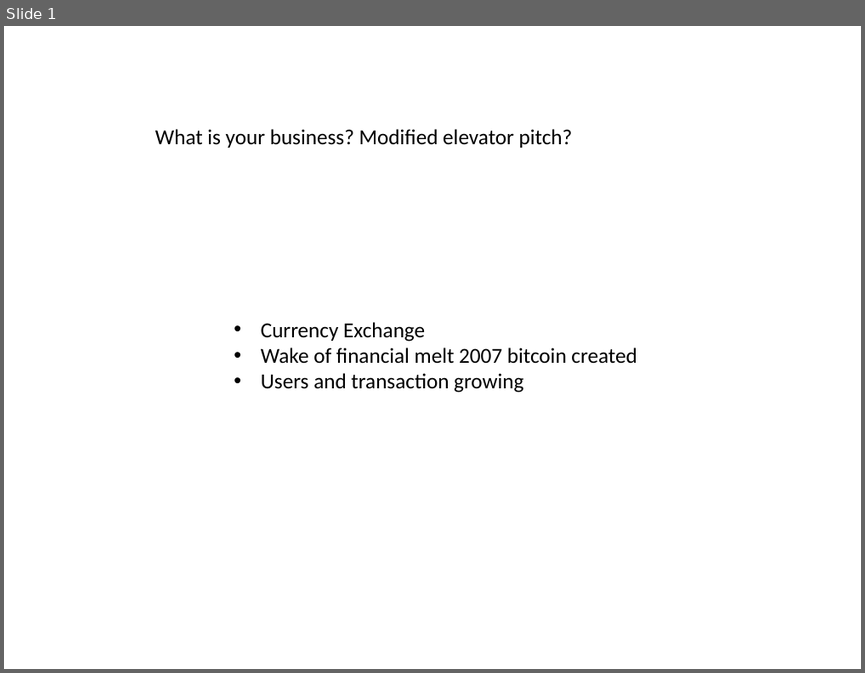
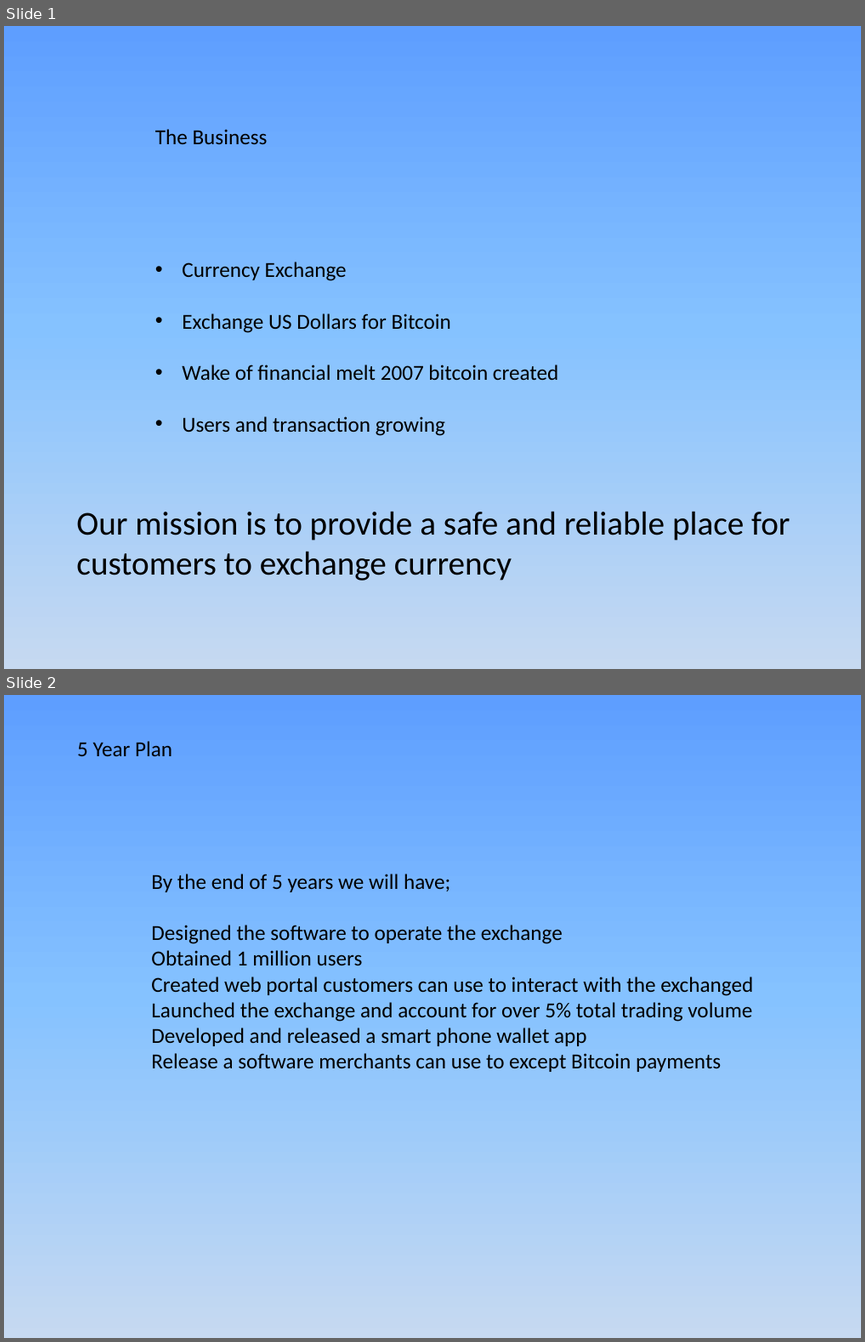
Before and after one commit to JamesLeB/Business, a slide deck: TODO/2-Monday/Presentation1.pptx. Shown one above the other, each under a label of ours: slide 1 before the commit, slides 1 and 2 after it. The pictures are 865x673 and 865x1342 pixels, drawn with LibreOffice and Linux fonts; fonts in the diff are those of the drawing. Boxes give left, top, right and bottom in pixels: in the first picture for what was removed or moved away, otherwise in the second. Text is boxed around its words. In the diff, an @@ line names an element or a change of style, - is before the commit and + after.

```diff
--- a/TODO/2-Monday/Presentation1.pptx
+++ b/TODO/2-Monday/Presentation1.pptx
@@ slide 2 added at box(4, 695, 861, 1338), background gradient #5E9EFF to #85C2FF to #C6D9F1 @@
@@ text added at box(77, 741, 172, 756), 18 pt, text #000000 @@
+5 Year Plan
@@ text added at box(151, 873, 753, 1072), 18 pt, text #000000 @@
+By the end of 5 years we will have;
+Designed the software to operate the exchange
+Obtained 1 million users
+Created web portal customers can use to interact with the exchanged
+Launched the exchange and account for over 5% total trading volume
+Developed and released a smart phone wallet app
+Release a software merchants can use to except Bitcoin payments
@@ slide 1 changed as well @@
@@ background #FFFFFF to gradient #5E9EFF to #85C2FF to #C6D9F1 @@
@@ text at box(155, 129, 268, 145): text changed @@
-What is your business? Modified elevator pitch?
+The Business
@@ text "Currency Exchange": place and size @@
-text "Currency Exchange" at box(261, 322, 636, 392)
+text "Currency Exchange" at box(182, 261, 558, 436)
@@ text at box(182, 261, 558, 436): line spacing 1 to 2 @@
@@ text at box(182, 313, 451, 333): paragraph added @@
+• Exchange US Dollars for Bitcoin
@@ text added at box(76, 510, 789, 580), 28 pt, text #000000 @@
+Our mission is to provide a safe and reliable place for customers to exchange currency
```
Also in this commit, not shown: 12 other slides changed, 1 other slide added, 2 slides removed, 1 other file.
